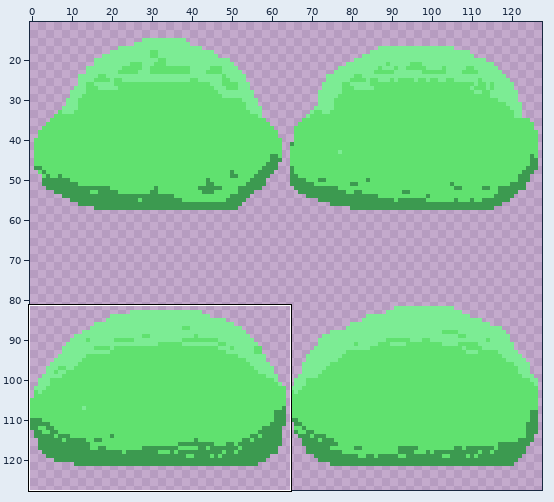
Sprite sheet -- Assets/Art/Enemys/Blobs/Blob_type1_green_64.png. The first picture is a wide view before the edit; the outline marks the close-up.
Close-up. Before the commit:
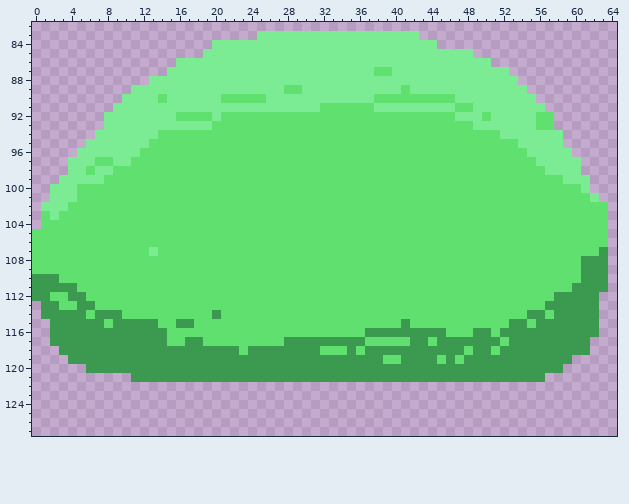
The file is 128x128 pixels. Shown: x 0..64, y 82..127. The wide view leaves out empty margins. The commit also changed other parts of the picture, which this record leaves out.
After:
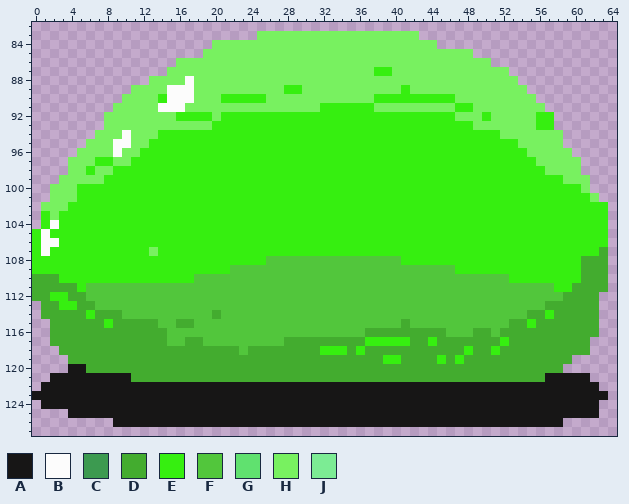
Palette (. is transparent): A #171616  B #fcfcfc  C #3c9a50  D #43ac2f  E #36ef10  F #52c63c  G #60e16f  H #78f160  J #7cec94
What changed:
Changed rows in their new state; - is an unchanged pixel.
first column x 0:
 83 -------------------------HHHHHHHHHHHHHHHHHH---------------------
 84 --------------------HHHHHHHHHHHHHHHHHHHHHHHHH-------------------
 85 -------------------HHHHHHHHHHHHHHHHHHHHHHHHHHHHHH---------------
 86 ----------------HHHHHHHHHHHHHHHHHHHHHHHHHHHHHHHHHHH-------------
 87 ---------------HHHHHHHHHHHHHHHHHHHHHHHEEHHHHHHHHHHHHH-----------
 88 -------------HHHHBHHHHHHHHHHHHHHHHHHHHHHHHHHHHHHHHHHHH----------
 89 -----------HHHHBBBHHHHHHHHHHEEHHHHHHHHHHHEHHHHHHHHHHHHH---------
 90 ----------HHHHEBBBHHHEEEEEHHHHHHHHHHHHEEEEEEEEEHHHHHHHHH--------
 91 ---------HHHHHBBBHHHHHHHHHHHHHHHEEEEEEHHHHHHHHHEEHHHHHHHH-------
 92 --------HHHHHHHHEEEEHEEEEEEEEEEEEEEEEEEEEEEEEEEHHHEHHHHHEE------
 93 --------HHHHHHHHHHHHEEEEEEEEEEEEEEEEEEEEEEEEEEEEEHHHHHHHEE------
 94 -------HHHBHHHEEEEEEEEEEEEEEEEEEEEEEEEEEEEEEEEEEEEEEHHHHHHH-----
 95 ------HHHBBHHEEEEEEEEEEEEEEEEEEEEEEEEEEEEEEEEEEEEEEEEEHHHHH-----
 96 -----HHHHBHHEEEEEEEEEEEEEEEEEEEEEEEEEEEEEEEEEEEEEEEEEEEHHHHH----
 97 ----HHHEEHHEEEEEEEEEEEEEEEEEEEEEEEEEEEEEEEEEEEEEEEEEEEEEHHHHH---
 98 ----HHEHHEEEEEEEEEEEEEEEEEEEEEEEEEEEEEEEEEEEEEEEEEEEEEEEEHHHH---
 99 ---HHHHHEEEEEEEEEEEEEEEEEEEEEEEEEEEEEEEEEEEEEEEEEEEEEEEEEEEHHH--
100 --HHHEEEEEEEEEEEEEEEEEEEEEEEEEEEEEEEEEEEEEEEEEEEEEEEEEEEEEEEEH--
101 --HHHEEEEEEEEEEEEEEEEEEEEEEEEEEEEEEEEEEEEEEEEEEEEEEEEEEEEEEEEEH-
102 -HHHEEEEEEEEEEEEEEEEEEEEEEEEEEEEEEEEEEEEEEEEEEEEEEEEEEEEEEEEEEEE
103 -EHEEEEEEEEEEEEEEEEEEEEEEEEEEEEEEEEEEEEEEEEEEEEEEEEEEEEEEEEEEEEE
104 -EBEEEEEEEEEEEEEEEEEEEEEEEEEEEEEEEEEEEEEEEEEEEEEEEEEEEEEEEEEEEEE
105 EBEEEEEEEEEEEEEEEEEEEEEEEEEEEEEEEEEEEEEEEEEEEEEEEEEEEEEEEEEEEEEE
106 EBBEEEEEEEEEEEEEEEEEEEEEEEEEEEEEEEEEEEEEEEEEEEEEEEEEEEEEEEEEEEEE
107 EBEEEEEEEEEEEHEEEEEEEEEEEEEEEEEEEEEEEEEEEEEEEEEEEEEEEEEEEEEEEEED
108 EEEEEEEEEEEEEEEEEEEEEEEEEEFFFFFFFFFFFFFFFEEEEEEEEEEEEEEEEEEEEDDD
109 EEEEEEEEEEEEEEEEEEEEEEFFFFFFFFFFFFFFFFFFFFFFFFFEEEEEEEEEEEEEEDDD
110 DDDEEEEEEEEEEEEEEEFFFFFFFFFFFFFFFFFFFFFFFFFFFFFFFFFFFEEEEEEEEDDD
111 DDDDDEFFFFFFFFFFFFFFFFFFFFFFFFFFFFFFFFFFFFFFFFFFFFFFFFFFFFEEDDDD
112 DDEEDDFFFFFFFFFFFFFFFFFFFFFFFFFFFFFFFFFFFFFFFFFFFFFFFFFFFFFDDDD-
113 -DDEEDDFFFFFFFFFFFFFFFFFFFFFFFFFFFFFFFFFFFFFFFFFFFFFFFFFFDDDDDD-
114 -DDDDDEDDDFFFFFFFFFFDFFFFFFFFFFFFFFFFFFFFFFFFFFFFFFFFFFDDEDDDDD-
115 --DDDDDDEDDDDDFFDDFFFFFFFFFFFFFFFFFFFFFFFDFFFFFFFFFFFDDEDDDDDDD-
116 --DDDDDDDDDDDDDFFFFFFFFFFFFFFFFFFFFFFDDDDDDDDDFFFDDFDDDDDDDDDDD-
117 --DDDDDDDDDDDDDFFDDFFFFFFFFFDDDDDDDDDEEEEEDDEDDDDDDDEDDDDDDDDD--
118 ---DDDDDDDDDDDDDDDDDDDDFDDDDDDDDEEEDEDDDDDDDDDDDEDDEDDDDDDDDDD--
119 ----DDDDDDDDDDDDDDDDDDDDDDDDDDDDDDDDDDDEEDDDDEDEDDDDDDDDDDDD----
120 ----AADDDDDDDDDDDDDDDDDDDDDDDDDDDDDDDDDDDDDDDDDDDDDDDDDDDDD-----
121 --AAAAAAAAADDDDDDDDDDDDDDDDDDDDDDDDDDDDDDDDDDDDDDDDDDDDDDAAAAA--
122 -AAAAAAAAAAAAAAAAAAAAAAAAAAAAAAAAAAAAAAAAAAAAAAAAAAAAAAAAAAAAAA-
123 AAAAAAAAAAAAAAAAAAAAAAAAAAAAAAAAAAAAAAAAAAAAAAAAAAAAAAAAAAAAAAAA
124 -AAAAAAAAAAAAAAAAAAAAAAAAAAAAAAAAAAAAAAAAAAAAAAAAAAAAAAAAAAAAAA-
125 ----AAAAAAAAAAAAAAAAAAAAAAAAAAAAAAAAAAAAAAAAAAAAAAAAAAAAAAAAAAA-
126 ---------AAAAAAAAAAAAAAAAAAAAAAAAAAAAAAAAAAAAAAAAAAAAAAAAAA-----
Pixel boxes of the changes (left, top, right, bottom) in both close-ups:
changed: (32, 31, 608, 427)
